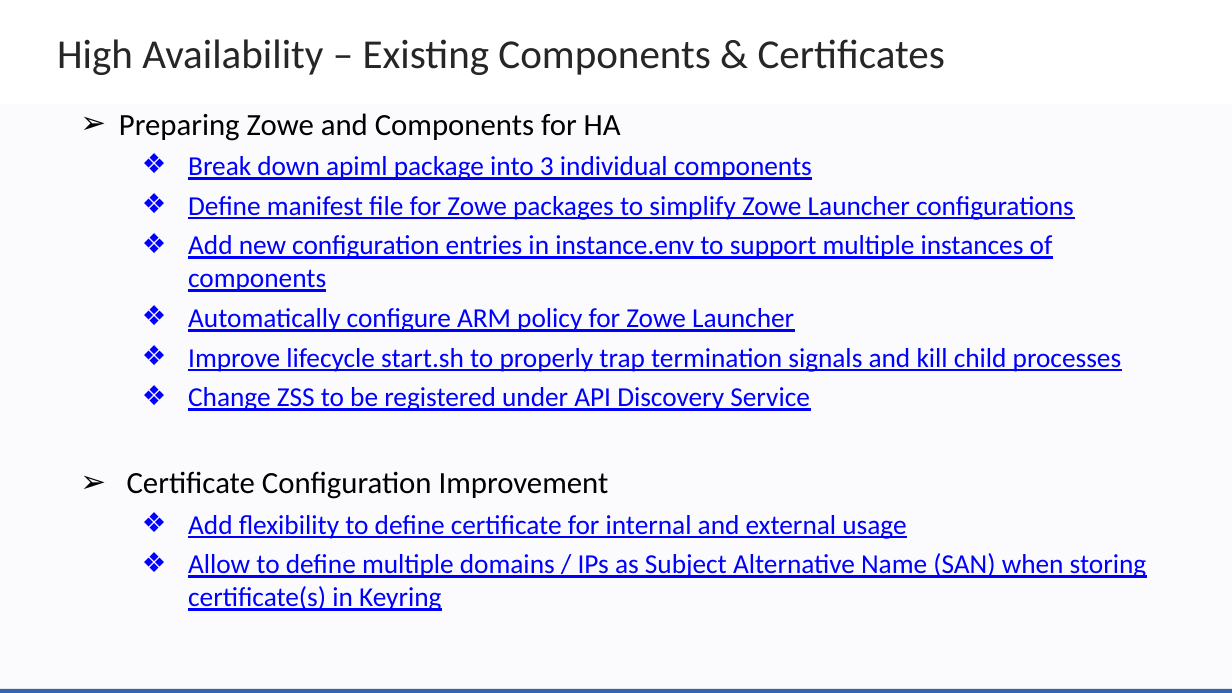
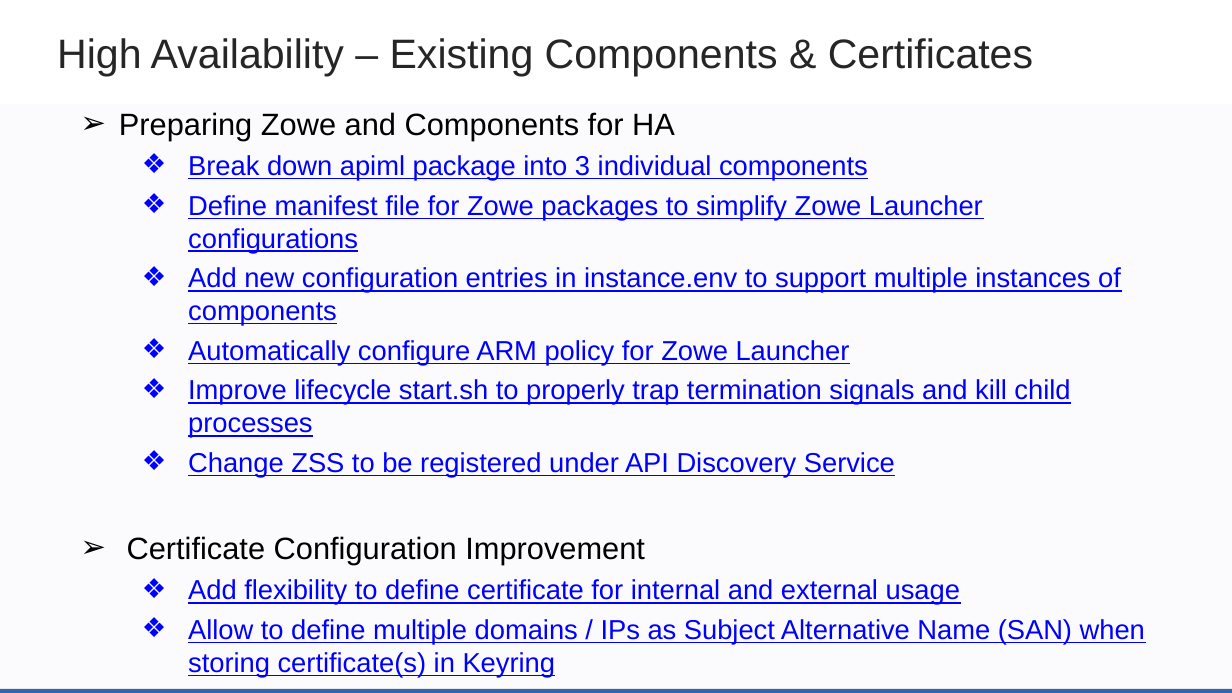
Before and after one commit to zowe/community, a slide deck: slide 8 of Project Management/PI Planning/20PI4 Planning/Zowe Community Squad Focus for 20PI4.pptx. Drawn at 1232x693 pixels with LibreOffice and Linux fonts; fonts in the diff are those of the drawing; background and template pictures are left out. Boxes give left, top, right and bottom in pixels: in the first picture for what was removed or moved away, otherwise in the second. Text is boxed around its words. In the diff, an @@ line names an element or a change of style, - is before the commit and + after.

```diff
--- a/Project Management/PI Planning/20PI4 Planning/Zowe Community Squad Focus for 20PI4.pptx
+++ b/Project Management/PI Planning/20PI4 Planning/Zowe Community Squad Focus for 20PI4.pptx
@@ text "High Availability – Existing Components ..." at <box>57,38,1033,76</box>: font Calibri to Arial @@
@@ text "Preparing Zowe and Components for ..." at <box>119,112,1145,677</box>: font Calibri to Arial @@
```
Also in this commit, not shown: 10 other slides changed, 9 slides added.
